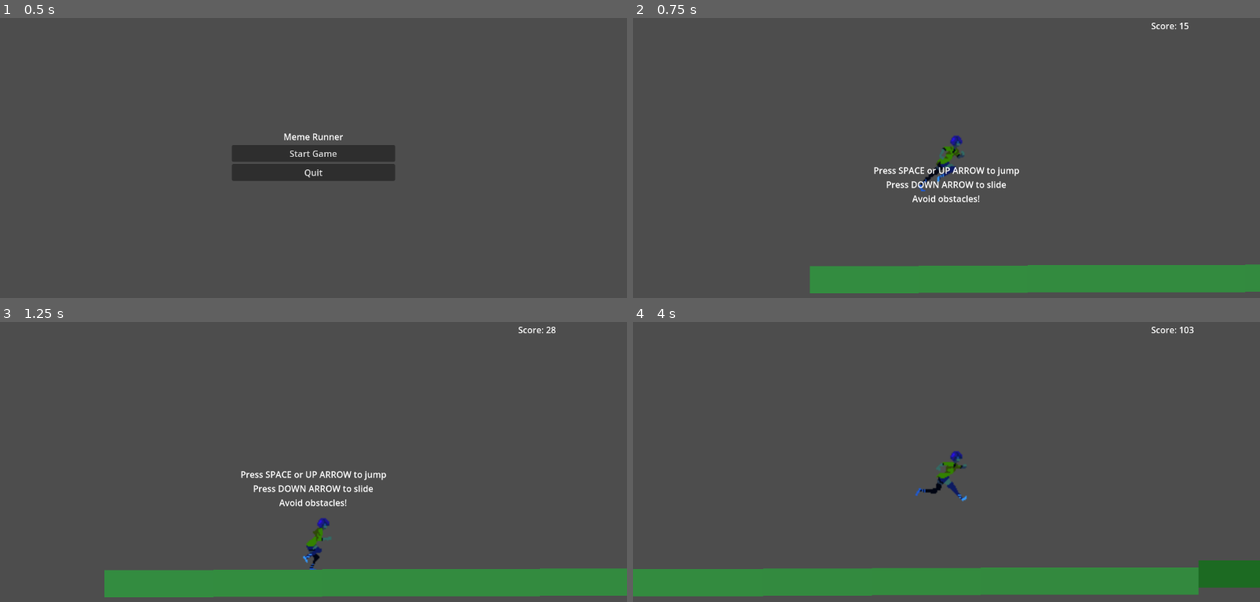
Above: before the commit, frames 1-4 (two rows, left to right).
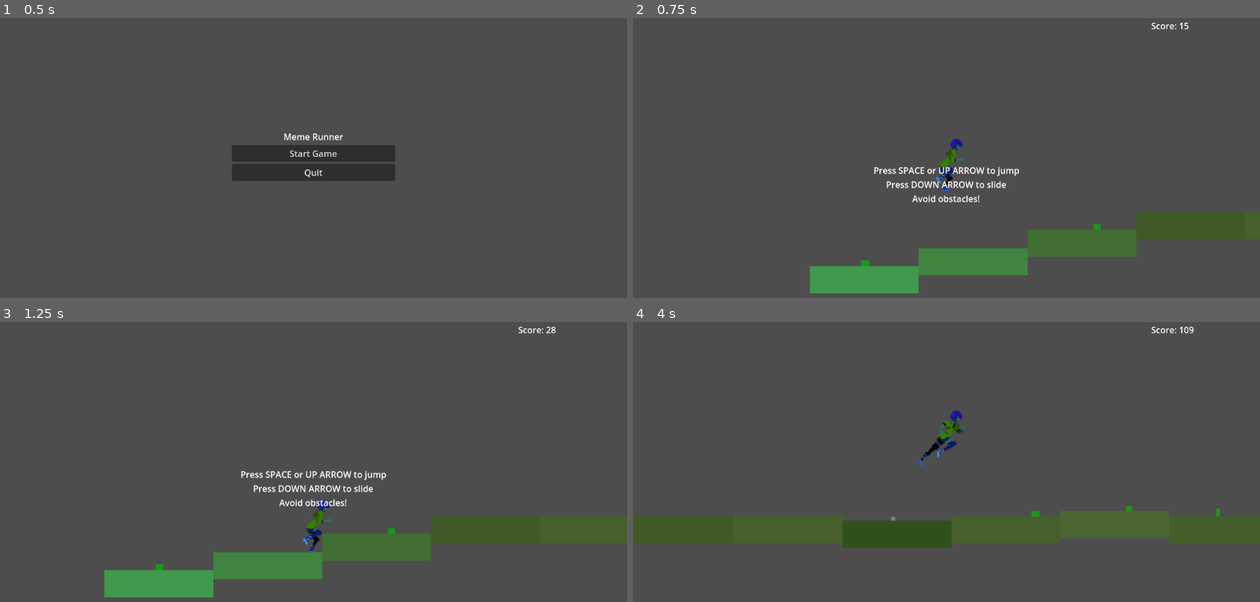
Above: after the commit, the same moments.

Repository: DeweyHur/meme_runner
Game: Godot game, scene res://scenes/MainMenu.tscn
Two runs of this game, one before a commit and one after it. Both use one fixed random seed, a clock stepped at 60 frames per second and the inputs below.
Inputs:
- Up to frame 1 (0.5 s): no input
- Up to frame 2 (0.75 s): click "Start Game" at 0.5 s
- Up to frame 3 (1.25 s): no input
- Up to frame 4 (4 s): tap Space (jump) at 1.25, 1.52, 2, 2.27, 2.75, 3.5, 3.77 s; hold Shift (slide) 1.28-2.03 s; hold Up (ui_up) 1.28-2.78 s; tap Shift (slide) at 2.1, 3.6 s; hold Down (ui_down) 2.78-3.53 s; hold Shift (slide) 2.78-3.53 s; hold Up (ui_up) from 3.53 s (still down)

Frame 1 is identical in both runs. In frame 2, 9.8% of the frame differs, in the area x 36-100%, y 42-99%; in frame 3, 12%; in frame 4, 20%, in the area x 0-100%, y 1-99%.

Commit message:
Add walkable slopes to procedural ground generation - uphill and downhill terrain that players can traverse without jumping

Diff:
--- a/scenes/Player.tscn
+++ b/scenes/Player.tscn
@@ -59,7 +59,7 @@
 sprite_frames = SubResource("SpriteFrames_jfpux")
 animation = &"run"
 autoplay = "run"
-frame_progress = 0.873739
+frame_progress = 0.0513972
 
 [node name="Camera2D" type="Camera2D" parent="."]
 position_smoothing_enabled = true
--- a/scripts/ProceduralGround.gd
+++ b/scripts/ProceduralGround.gd
@@ -7,6 +7,8 @@
 @export var max_segment_length = 8
 @export var smoothness = 0.3  # How smooth the transitions are (0-1)
 @export var terrain_complexity = 0.7  # How complex the terrain should be
+@export var max_walkable_slope = 30.0  # Maximum slope angle in degrees that player can walk up
+@export var slope_segment_length = 4  # How many segments to use for gradual slopes
 
 var player: Node2D
 var last_segment_end = 0.0
@@ -46,11 +48,13 @@
 		generate_next_segment()
 
 func generate_next_segment():
-	# Determine segment length
-	var segment_length = randi_range(min_segment_length, max_segment_length)
-
-	# Generate terrain type and height
+	# Generate terrain type first
 	var terrain_type = choose_terrain_type()
+
+	# Determine segment length based on terrain type
+	var segment_length = get_segment_length_for_terrain(terrain_type)
+
+	# Generate height change
 	var height_change = calculate_height_change(terrain_type)
 	target_height = float(current_height) + float(height_change)
 
@@ -68,21 +72,52 @@
 func choose_terrain_type() -> String:
 	var rand_val = randf()
 
-	if rand_val < 0.4:
+	if rand_val < 0.3:
 		return "normal"
+	elif rand_val < 0.45:
+		return "uphill"
 	elif rand_val < 0.6:
+		return "downhill"
+	elif rand_val < 0.7:
 		return "hill"
-	elif rand_val < 0.75:
+	elif rand_val < 0.8:
 		return "valley"
-	elif rand_val < 0.85:
+	elif rand_val < 0.9:
 		return "plateau"
 	else:
 		return "bumpy"
 
+func get_segment_length_for_terrain(terrain_type: String) -> int:
+	match terrain_type:
+		"uphill", "downhill":
+			# Use longer segments for slopes to make them more gradual
+			return slope_segment_length
+		"hill", "valley":
+			# Use medium segments for hills and valleys
+			return randi_range(min_segment_length + 1, max_segment_length - 1)
+		"plateau":
+			# Use longer segments for plateaus
+			return randi_range(max_segment_length - 2, max_segment_length)
+		"normal", "bumpy":
+			# Use standard segment length for normal and bumpy terrain
+			return randi_range(min_segment_length, max_segment_length)
+		_:
+			return randi_range(min_segment_length, max_segment_length)
+
 func calculate_height_change(terrain_type: String) -> float:
 	match terrain_type:
 		"normal":
-			return randf_range(-max_height_variation * 0.5, max_height_variation * 0.5)
+			return randf_range(-max_height_variation * 0.3, max_height_variation * 0.3)
+		"uphill":
+			# Calculate walkable uphill slope
+			var slope_angle = randf_range(10.0, max_walkable_slope)
+			var slope_distance = segment_width * slope_segment_length
+			return slope_distance * tan(deg_to_rad(slope_angle))
+		"downhill":
+			# Calculate walkable downhill slope
+			var slope_angle = randf_range(10.0, max_walkable_slope)
+			var slope_distance = segment_width * slope_segment_length
+			return -slope_distance * tan(deg_to_rad(slope_angle))
 		"hill":
 			return randf_range(max_height_variation * 0.3, max_height_variation * 0.8)
 		"valley":
@@ -138,6 +173,12 @@
 	match terrain_type:
 		"normal":
 			return lerp(float(current_height), float(target_height), smoothness * progress)
+		"uphill":
+			# Create a smooth linear uphill slope
+			return lerp(float(current_height), float(target_height), progress)
+		"downhill":
+			# Create a smooth linear downhill slope
+			return lerp(float(current_height), float(target_height), progress)
 		"hill":
 			# Create a hill shape (parabolic)
 			var hill_factor = 4.0 * progress * (1.0 - progress)  # Creates a hill shape
@@ -187,6 +228,12 @@
 	match terrain_type:
 		"normal":
 			return Color(base_red, base_green, base_blue, 1.0)
+		"uphill":
+			# Uphill slopes are slightly darker
+			return Color(base_red - 0.05, base_green - 0.05, base_blue - 0.05, 1.0)
+		"downhill":
+			# Downhill slopes are slightly lighter
+			return Color(base_red + 0.05, base_green + 0.05, base_blue + 0.05, 1.0)
 		"hill":
 			# Hills are slightly more brown
 			return Color(base_red + 0.1, base_green - 0.1, base_blue - 0.05, 1.0)
@@ -205,6 +252,14 @@
 
 func add_terrain_details(container: Node2D, height: float, terrain_type: String):
 	match terrain_type:
+		"uphill":
+			# Add some small rocks on uphill slopes
+			if randf() < 0.2:
+				add_small_rock_detail(container, height)
+		"downhill":
+			# Add some grass on downhill slopes
+			if randf() < 0.25:
+				add_grass_detail(container, height)
 		"hill":
 			# Add some rocks or texture to hills
 			if randf() < 0.3:
@@ -229,6 +284,13 @@
 	rock.color = Color(0.4, 0.4, 0.4, 1.0)
 	container.add_child(rock)
 
+func add_small_rock_detail(container: Node2D, height: float):
+	var rock = ColorRect.new()
+	rock.size = Vector2(randf_range(5, 15), randf_range(5, 12))
+	rock.position = Vector2(randf_range(-segment_width/3, segment_width/3), height - ground_height - rock.size.y)
+	rock.color = Color(0.5, 0.5, 0.5, 1.0)
+	container.add_child(rock)
+
 func add_grass_detail(container: Node2D, height: float):
 	var grass = ColorRect.new()
 	grass.size = Vector2(randf_range(5, 15), randf_range(8, 15))
@@ -244,7 +306,7 @@
 	container.add_child(detail)
 
 func add_random_detail(container: Node2D, height: float):
-	var detail_types = ["rock", "grass", "plateau"]
+	var detail_types = ["rock", "grass", "plateau", "small_rock"]
 	var detail_type = detail_types[randi() % detail_types.size()]
 
 	match detail_type:
@@ -254,6 +316,8 @@
 			add_grass_detail(container, height)
 		"plateau":
 			add_plateau_detail(container, height)
+		"small_rock":
+			add_small_rock_detail(container, height)
 
 func cleanup_old_segments():
 	# Remove segments that are far behind the player
Not shown, changed: PROCEDURAL_GROUND_README.md
